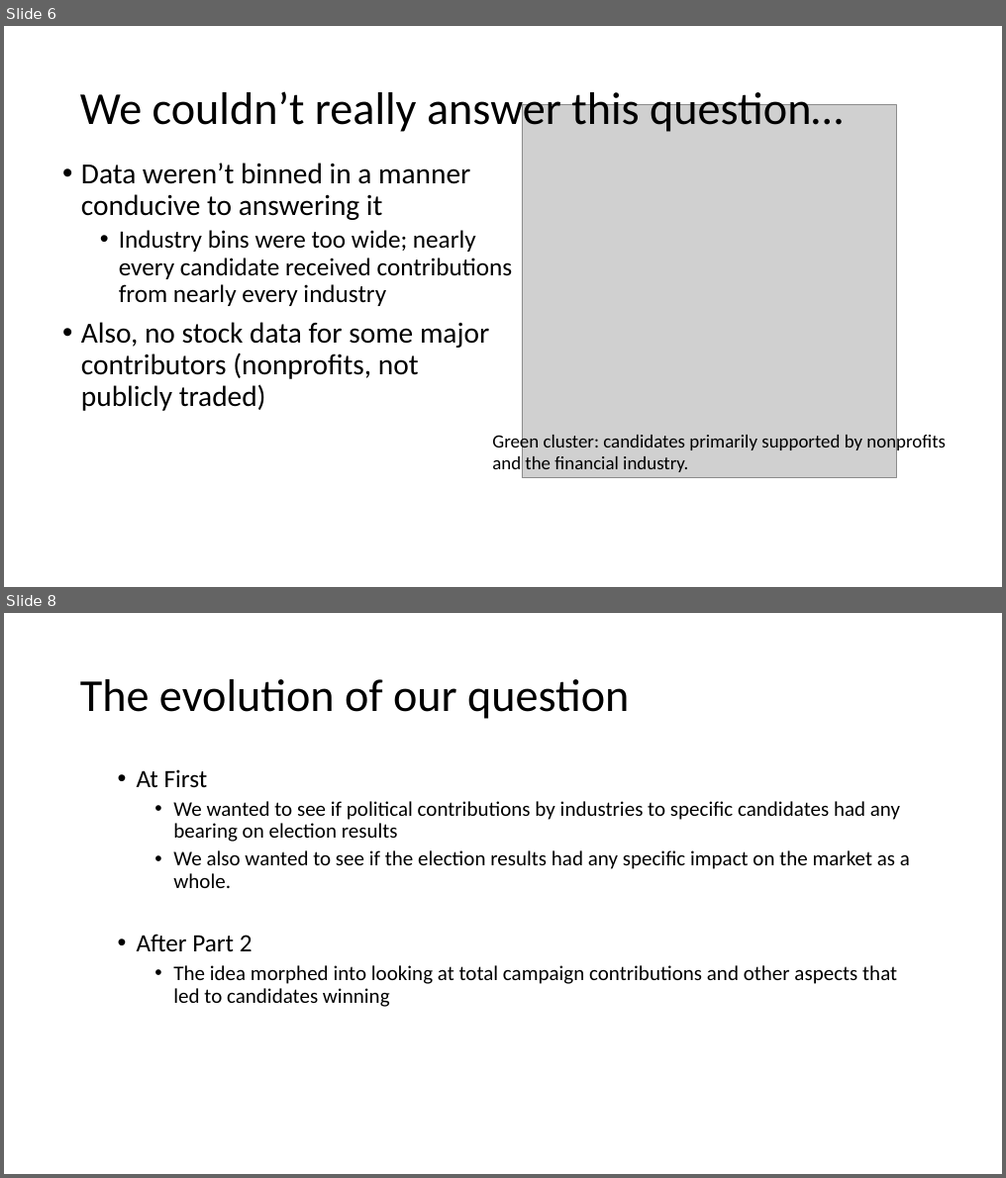
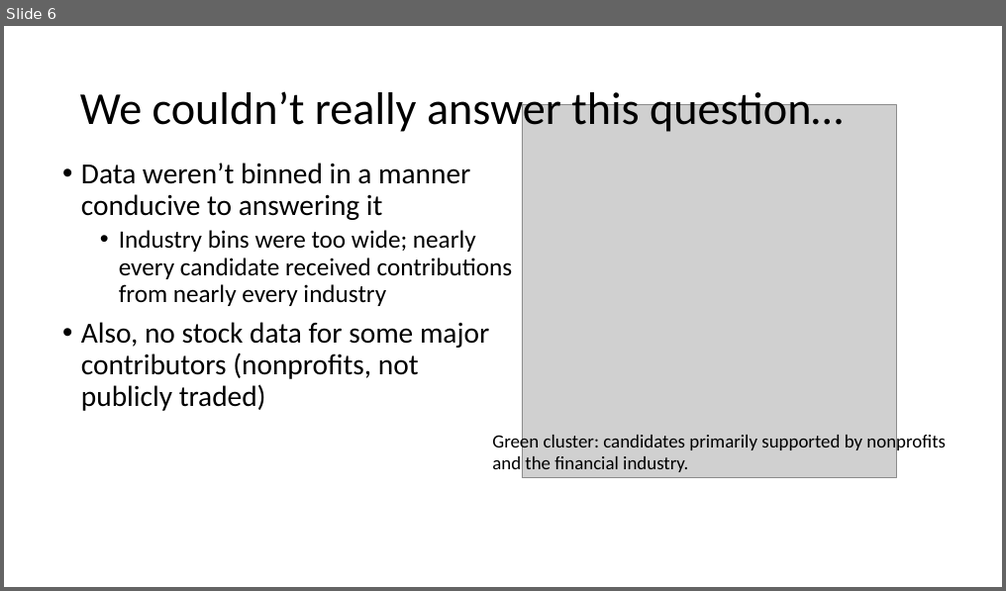
Before and after one commit to arifyali/50-percent-Chance-of-Awesome, a slide deck: Josh Slides.pptx. Shown one above the other, each under a label of ours: slides 6 and 8 before the commit, slide 6 after it; the slides between them are not shown. The pictures are 1006x1178 and 1006x591 pixels, drawn with LibreOffice and Linux fonts; fonts in the diff are those of the drawing; grey boxes stand for pictures. Boxes give left, top, right and bottom in pixels: in the first picture for what was removed or moved away, otherwise in the second. Text is boxed around its words. In the diff, an @@ line names an element or a change of style, - is before the commit and + after.

```diff
--- a/Josh Slides.pptx
+++ b/Josh Slides.pptx
@@ slide 8 removed at [4, 613, 1002, 1174], background #FFFFFF @@
@@ title removed at [80, 679, 629, 719] @@
-The evolution of our question
@@ text removed at [137, 769, 910, 1007] @@
-  • At First
-    • We wanted to see if political contributions by industries to specific candidates had any bearing on election results
-    • We also wanted to see if the election results had any specific impact on the market as a whole.
-  • After Part 2
-    • The idea morphed into looking at total campaign contributions and other aspects that led to candidates winning
```
Also in this commit, not shown: 2 other slides removed.
